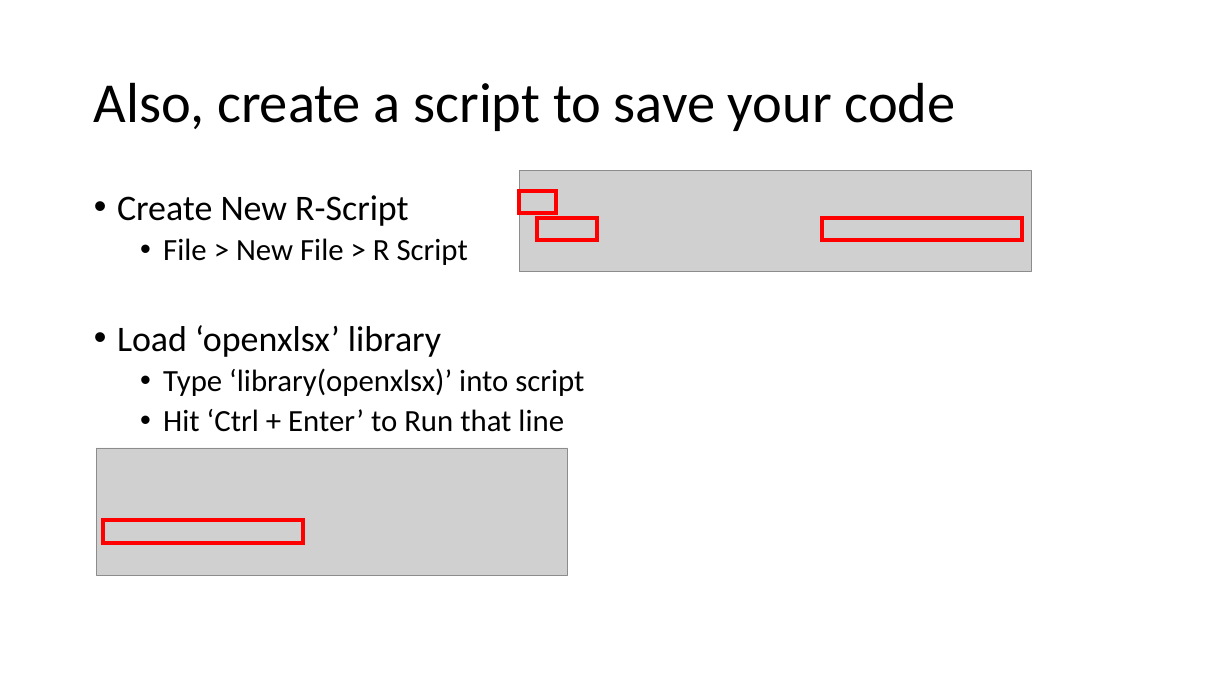
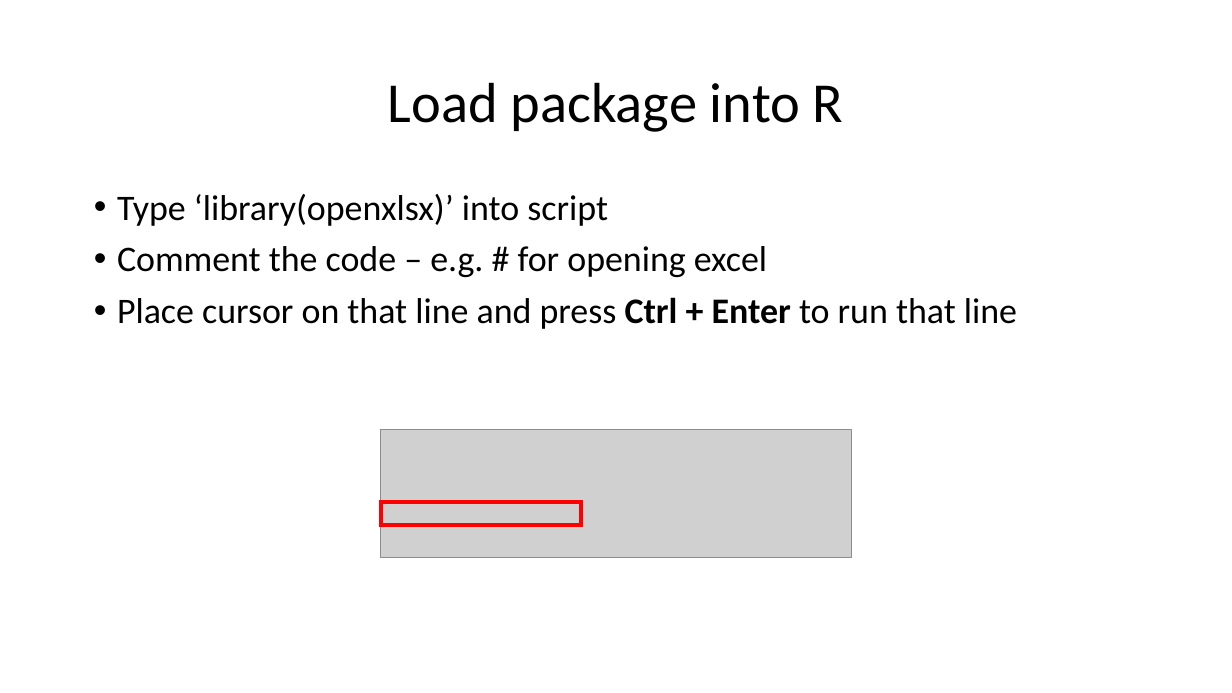
Before and after one commit to angnguyen/ce_group, a slide deck: slide 19 of R_tutorial_1.pptx (slide 12 before the commit). Drawn at 1232x693 pixels with LibreOffice and Linux fonts; fonts in the diff are those of the drawing; grey boxes stand for pictures. Boxes give left, top, right and bottom in pixels: in the first picture for what was removed or moved away, otherwise in the second. Text is boxed around its words. In the diff, an @@ line names an element or a change of style, - is before the commit and + after.

```diff
--- a/R_tutorial_1.pptx
+++ b/R_tutorial_1.pptx
@@ title at box(388, 82, 844, 132): text changed @@
-Also, create a script to save your code
+Load package into R
@@ picture removed at box(519, 171, 1031, 272) @@
@@ text at box(117, 195, 468, 357): paragraphs removed @@
-• Create New R-Script
-  • File > New File > R Script
-• Load ‘openxlsx’ library
@@ text at box(117, 194, 608, 226): size 24 to 28 pt in "Type ‘library(openxlsx)’ into script"; list level 2 to 1 in "Type ‘library(openxlsx)’ into script" @@
@@ rectangle removed at box(519, 190, 556, 213) @@
@@ rectangle removed at box(538, 218, 598, 240) @@
@@ rectangle removed at box(822, 218, 1022, 240) @@
@@ text at box(117, 246, 1017, 329): text changed; size 24 to 28 pt @@
-  • Hit ‘Ctrl + Enter’ to Run that line
+• Comment the code – e.g. # for opening excel
+• Place cursor on that line and press Ctrl + Enter to run that line
@@ picture: place and size @@
-picture at box(97, 448, 567, 577)
+picture at box(381, 430, 851, 558)
@@ rectangle: place and size @@
-rectangle at box(103, 520, 303, 543)
+rectangle at box(381, 503, 581, 525)
```
Also in this commit, not shown: 15 other slides changed, 18 slides added, 3 slides removed, 2 other files.
